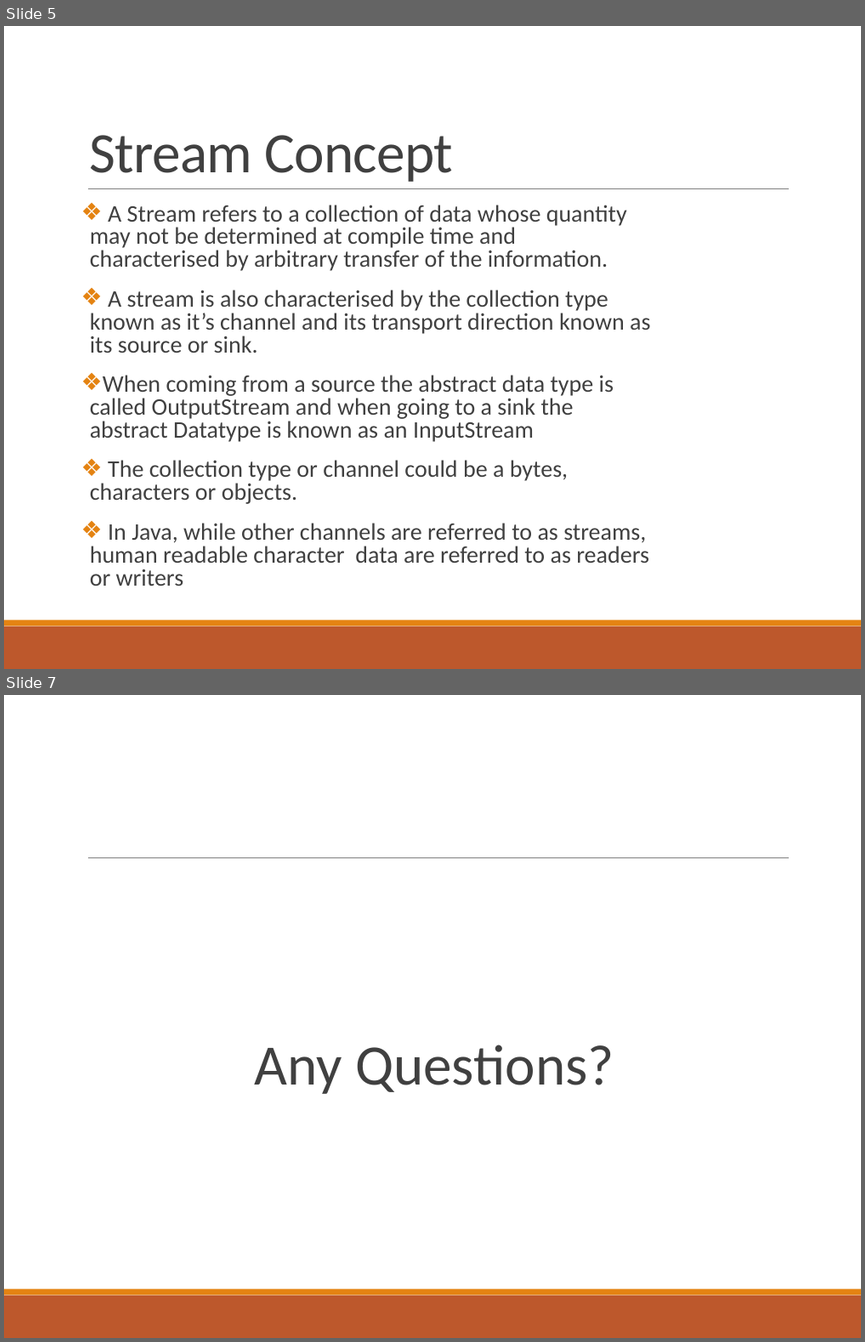
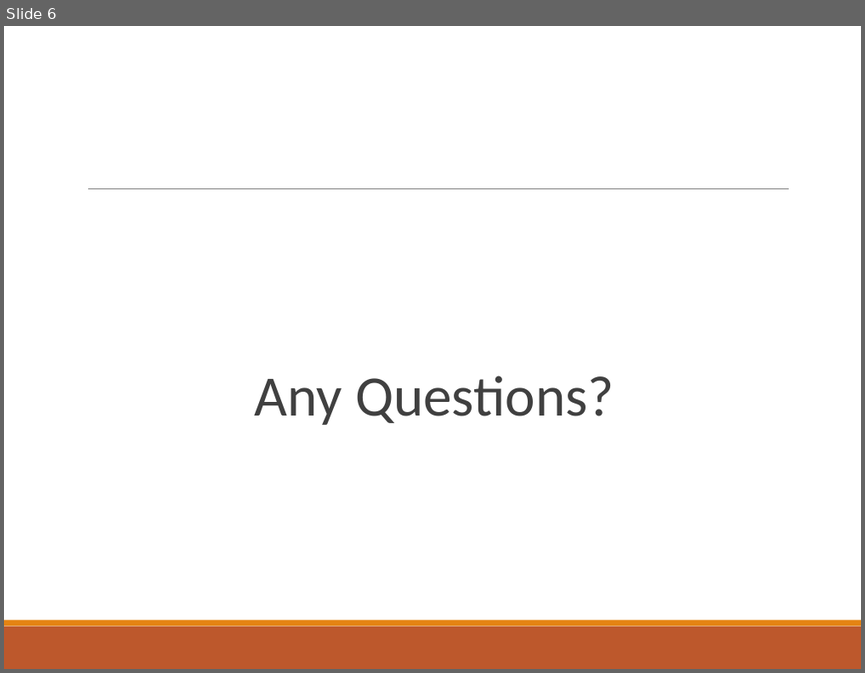
Before and after one commit to deeperj/dillinger, a slide deck: thesis/ukapp2/wqu_isc/sofware_design/Lesson 6 - Java.pptx. Shown one above the other, each under a label of ours: slides 5 and 7 before the commit, slide 6 after it; the slides between them are not shown. The pictures are 865x1342 and 865x673 pixels, drawn with LibreOffice and Linux fonts; fonts in the diff are those of the drawing. Boxes give left, top, right and bottom in pixels: in the first picture for what was removed or moved away, otherwise in the second. Text is boxed around its words. In the diff, an @@ line names an element or a change of style, - is before the commit and + after.

Commit message:
java07

```diff
--- a/thesis/ukapp2/wqu_isc/sofware_design/Lesson 6 - Java.pptx
+++ b/thesis/ukapp2/wqu_isc/sofware_design/Lesson 6 - Java.pptx
@@ slide 5 removed at [4,26,861,669], background #FFFFFF; not listed: 3 template elements that a slide beside it also shows @@
@@ title removed at [90,135,453,182] @@
-Stream Concept
@@ text removed at [90,204,650,585] @@
-❖ A Stream refers to a collection of data whose quantity may not be determined at compile time and characterised by arbitrary transfer of the information.
-❖ A stream is also characterised by the collection type known as it’s channel and its transport direction known as its source or sink.
-❖ When coming from a source the abstract data type is called OutputStream and when going to a sink the abstract Datatype is known as an InputStream
-❖ The collection type or channel could be a bytes, characters or objects.
-❖ In Java, while other channels are referred to as streams, human readable character data are referred to as readers or writers
@@ what was slide 7 is now slide 6 @@
```
Also in this commit, not shown: 1 slide changed, 15 slides added, 4 other slides removed, 3 other files.
